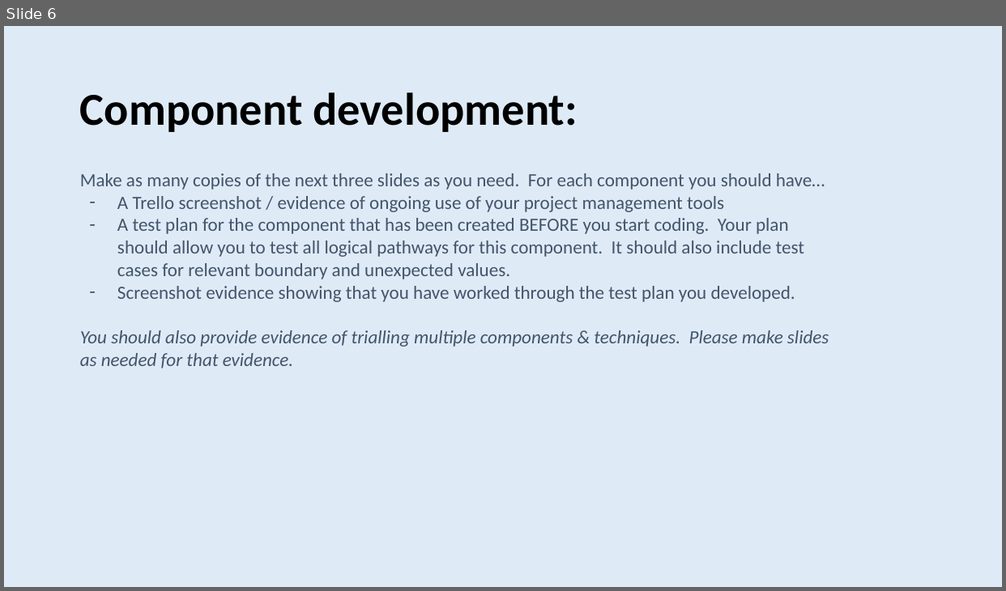
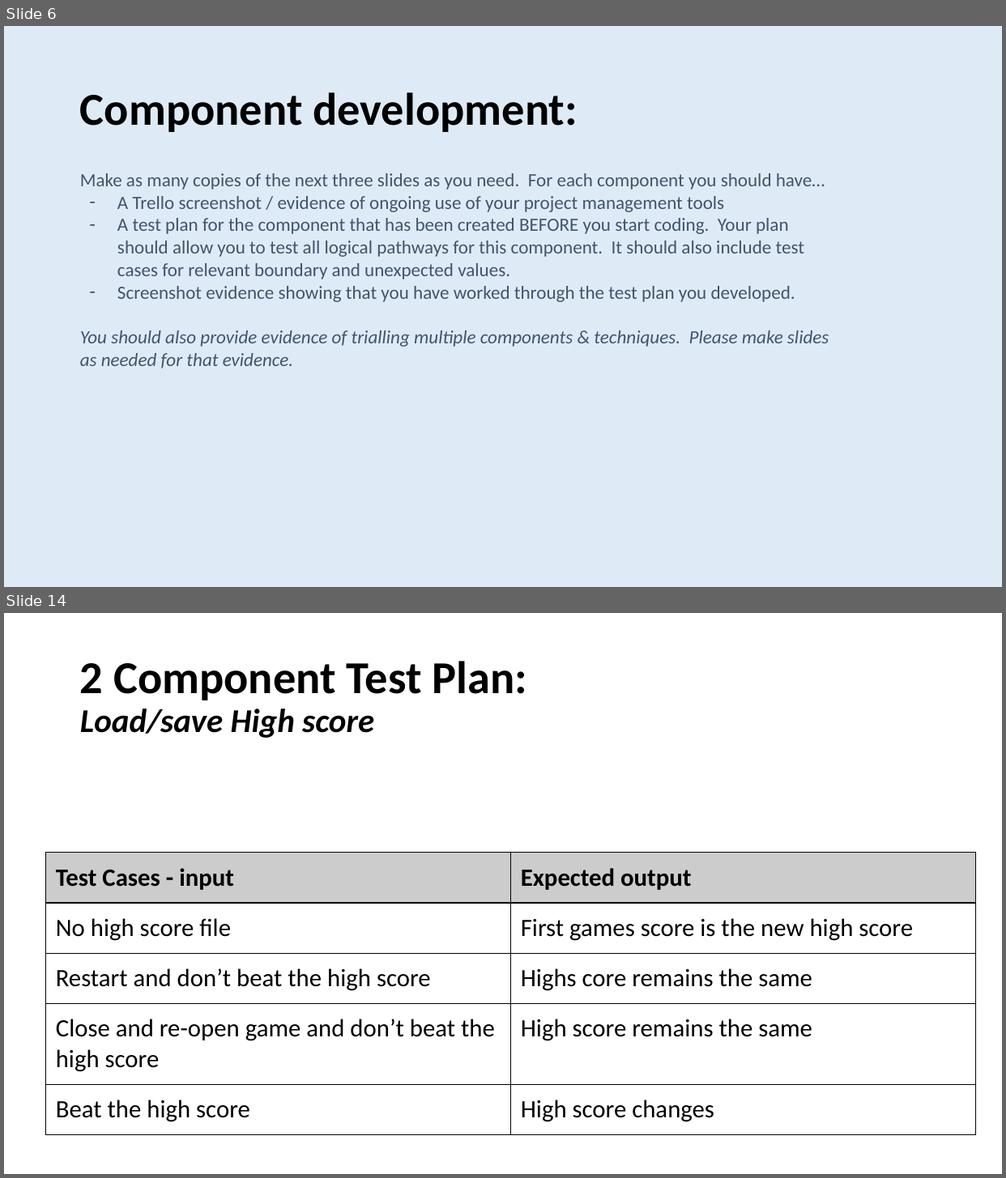
Before and after one commit to Samuel-Burgess/CS-Assesment-Programming, a slide deck: Documentation/3.7 and 3.8 Documentation Samuel Burgess.pptx. Shown one above the other, each under a label of ours: slide 6 before the commit, slides 6 and 14 after it; the slides between them are not shown. The pictures are 1006x591 and 1006x1178 pixels, drawn with LibreOffice and Linux fonts; fonts in the diff are those of the drawing. Boxes give left, top, right and bottom in pixels: in the first picture for what was removed or moved away, otherwise in the second. Text is boxed around its words. In the diff, an @@ line names an element or a change of style, - is before the commit and + after.

```diff
--- a/Documentation/3.7 and 3.8 Documentation Samuel Burgess.pptx
+++ b/Documentation/3.7 and 3.8 Documentation Samuel Burgess.pptx
@@ slide 14 added at [4,613,1002,1174], background #FFFFFF @@
@@ title added at [80,661,526,738], 44 pt, text #000000, bold @@
+2 Component Test Plan:
+Load/save High score
@@ table added at [46,853,976,1131], 5 rows, 2 columns @@
+Test Cases - input | Expected output
+No high score file | First games score is the new high score
+Restart and don’t beat the high score | Highs core remains the same
+Close and re-open game and don’t beat the high score | High score remains the same
+Beat the high score | High score changes
```
Also in this commit, not shown: 4 slides changed, 32 other slides added, 1 slide removed, 4 other files.
